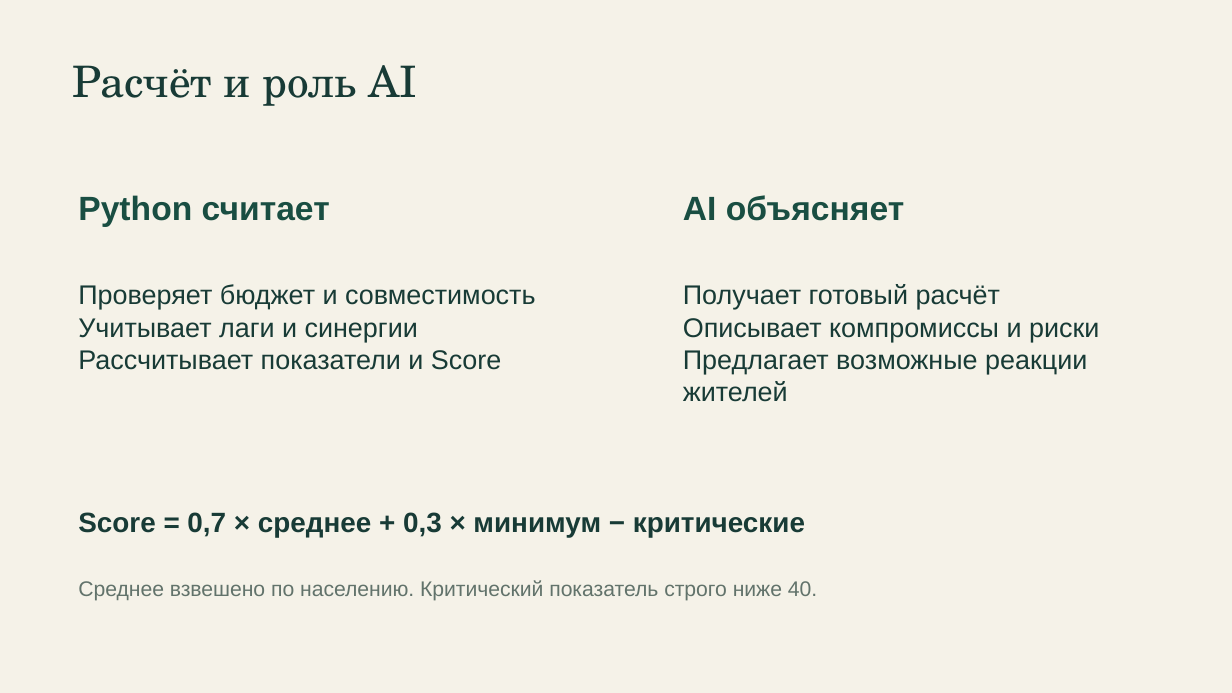
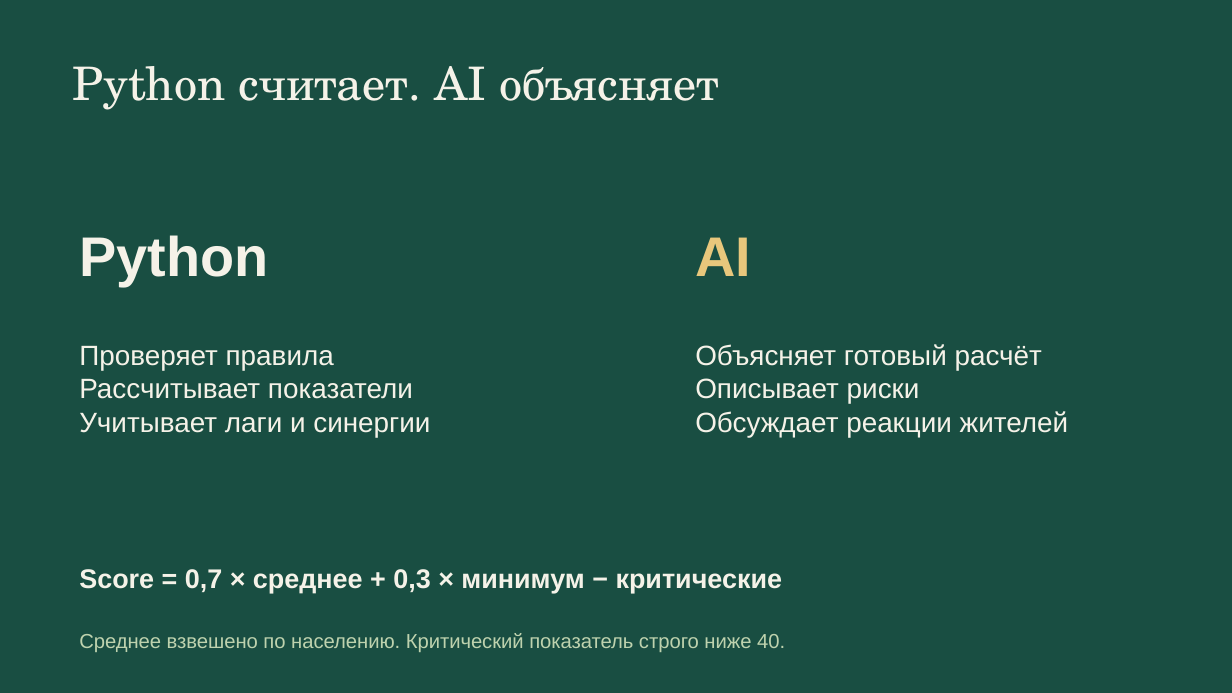
Before and after one commit to BAITC-Hacks/hack-55197c77-newbie, a slide deck: slide 4 of presentation/akim-na-5-chasov.pptx. Drawn at 1232x693 pixels with LibreOffice and Linux fonts; fonts in the diff are those of the drawing. Boxes give left, top, right and bottom in pixels: in the first picture for what was removed or moved away, otherwise in the second. Text is boxed around its words. In the diff, an @@ line names an element or a change of style, - is before the commit and + after.

Commit message:
Refine presentation design and defense narrative

```diff
--- a/presentation/akim-na-5-chasov.pptx
+++ b/presentation/akim-na-5-chasov.pptx
@@ background #F5F2E8 to #194E42 @@
@@ text at (73, 66, 719, 110): text changed; size 33.8 to 36 pt; text colour #183B36 to #F5F2E8 @@
-Расчёт и роль AI
+Python считает. AI объясняет
@@ text at (79, 235, 268, 286): text changed; size 26.2 to 43.5 pt; text colour #194E42 to #F5F2E8 @@
-Python считает
+Python
@@ text at (695, 237, 751, 276): text changed; size 26.2 to 43.5 pt; text colour #194E42 to #E8C77C @@
-AI объясняет
+AI
@@ text "Проверяет правила": place and size @@
-text "Проверяет правила" at (78, 284, 535, 370)
+text "Проверяет правила" at (79, 346, 430, 437)
@@ text at (78, 350, 501, 370): paragraph removed @@
-Рассчитывает показатели и Score
@@ text at (79, 346, 413, 399): text changed; size 21 to 21.8 pt; text colour #183B36 to #F5F2E8 @@
-Проверяет бюджет и совместимость
+Проверяет правила
+Рассчитывает показатели
@@ text at (695, 344, 1069, 437): text changed; size 21 to 21.8 pt; text colour #183B36 to #F5F2E8 @@
-Получает готовый расчёт
-Описывает компромиссы и риски
-Предлагает возможные реакции жителей
+Объясняет готовый расчёт
+Описывает риски
+Обсуждает реакции жителей
@@ text at (79, 413, 430, 437): size 21 to 21.8 pt, text colour #183B36 to #F5F2E8 in "Учитывает лаги и синергии" @@
@@ text "Score = 0,7 × среднее ...": place and size @@
-text "Score = 0,7 × среднее ..." at (78, 512, 805, 538)
+text "Score = 0,7 × среднее ..." at (79, 569, 783, 593)
@@ text "Score = 0,7 × среднее ..." at (79, 569, 783, 593): size 21.8 to 21 pt, text colour #183B36 to #F5F2E8 @@
@@ text "Среднее взвешено по населению. Критический ...": place and size @@
-text "Среднее взвешено по населению. Критический ..." at (78, 580, 817, 601)
+text "Среднее взвешено по населению. Критический ..." at (79, 633, 785, 652)
@@ text "Среднее взвешено по населению. Критический ..." at (79, 633, 785, 652): size 16.5 to 15.8 pt, text colour #62736B to #BED2AE @@
```
Also in this commit, not shown: 5 other slides changed, 1 slide added, 1 slide removed, 2 other files.
